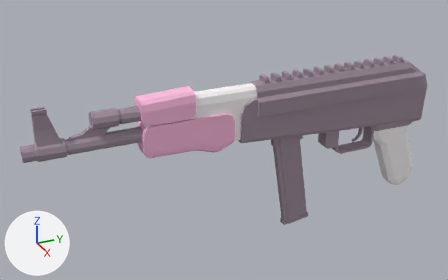
What one commit did to the OBJ model assets/meshes/guns/AssaultRifle_1.obj.
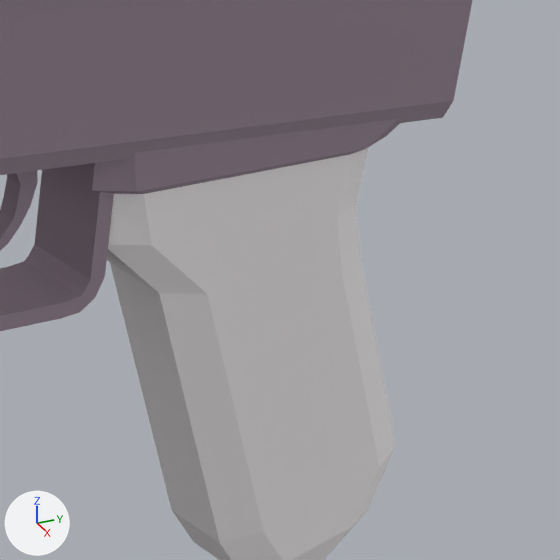
The first picture shows the older version from a 50 mm lens placed at (6.49, -3.25, 3.59), pointed at (-0.2, -0.24, 0.24). The close-ups show the older and then the newer version on the part from 80% to 97% of the width and 37% to 65% of the height of that picture. Only the edits that show in the close-ups are written down. Lighting does not change. The marker at lower left points along +X, +Y and +Z. Where no turn or scale is listed for an object, it has been applied to the vertices. Vertices at exactly the same position are counted once.

Objects in the first close-up: 'Body', 'Hardware'.
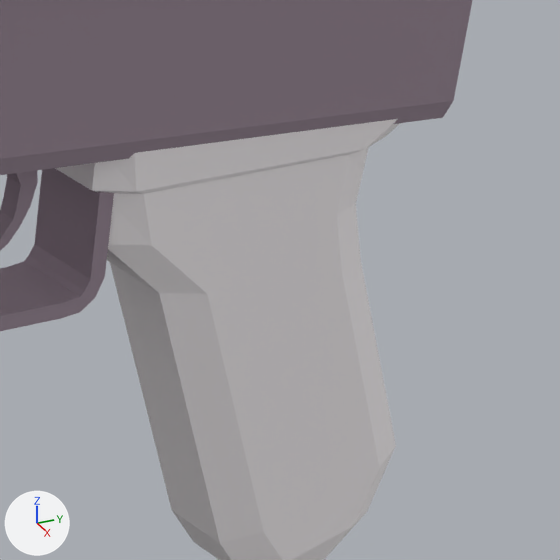
Where the change shows, as pixel boxes [x1, y1, x2, y2] in the close-ups (560 x 560 px):
part 1 of me_body, added
    after: [55, 119, 400, 194]
part 2 of me_hardware, deleted
    before: [55, 119, 400, 194]

The change, as a diff of the scene's bpy script:
```diff
--- a/assets/meshes/guns/AssaultRifle_1.obj.py
+++ b/assets/meshes/guns/AssaultRifle_1.obj.py
@@ me_body @@
 # used by ob_body; location = (0.0, 0.0, 0.0)
-me_body.from_pydata(...)  # 74 vertices, 126 faces; spans x -0.11..0.11, y -1.36..2.74, z -0.89..1.02
+me_body.from_pydata(...)  # 90 vertices, 164 faces; spans x -0.12..0.12, y -1.36..2.74, z -0.89..1.02
+# me_body part 1
+# 16 vertices are added at x -0.12..0.12, y 1.88..2.68, z 0.1..0.22
+# 38 new faces join them
 me_body.materials.append(mat_pinkwhite)
@@ me_hardware @@
 # used by ob_hardware; location = (0.0, 0.0, 0.0)
-me_hardware.from_pydata(...)  # 558 vertices, 986 faces; spans x -0.17..0.17, y -2.75..2.75, z -1.12..1.12
+me_hardware.from_pydata(...)  # 494 vertices, 868 faces; spans x -0.17..0.25, y -2.75..2.75, z -0.15..1.12
+# me_hardware part 2: the loose piece of 24 vertices spanning x -0.12..0.12, y 1.88..2.68, z 0.09..0.22 is deleted
+# other edits to the shape of me_hardware do not show in these pictures
 me_hardware.materials.append(mat_plumdark)
```
